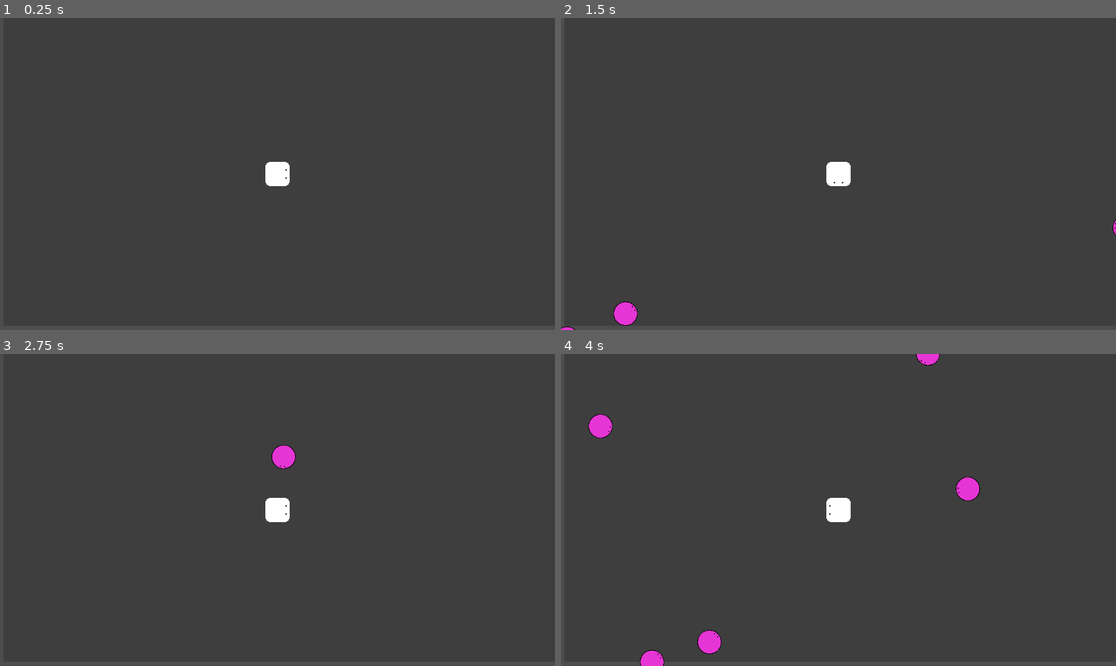
Above: before the commit, frames 1-4 (two rows, left to right).
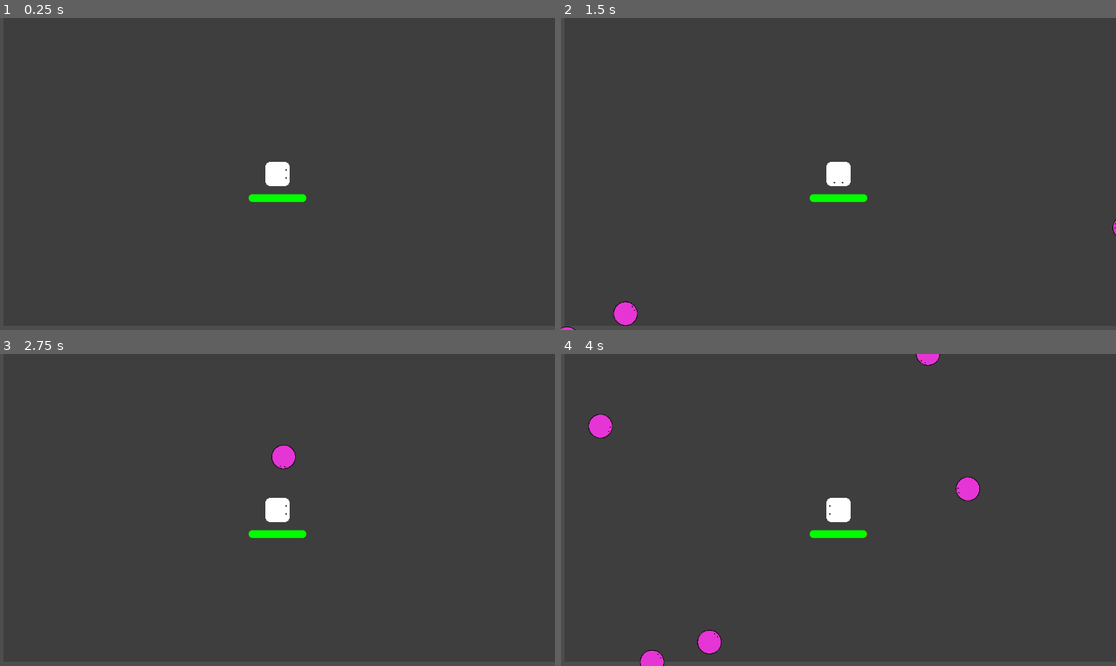
Above: after the commit, the same moments.

Repository: YamatoRyukyu/Unordered
Game: Godot game, scene res://Scenes/survive_game.tscn
Same seed, same stepped clock (60 frames per second), same inputs: the game is played once before the commit and once after it.
Inputs:
- Up to frame 1 (0.25 s): no input
- Up to frame 2 (1.5 s): tap Enter at 0.5 s; hold Right (move_right) 0.53-1.28 s; hold Down (move_down) from 1.28 s (still down)
- Up to frame 3 (2.75 s): release Down (move_down) at 2.03 s; hold Right (move_right) from 2.03 s (still down)
- Up to frame 4 (4 s): release Right (move_right) at 2.78 s; hold Up (move_up) 2.78-3.53 s; hold Left (move_left) from 3.53 s (still down)

The runs differ from the first frame. In frame 1, 0.3% of the frame differs, in the area x 44-56%, y 56-60%; in frame 2, 0.3%; in frame 3, 0.3%; in frame 4, 0.3%.

Commit message:
[feature]Player HP displayed

Diff:
--- /dev/null
+++ b/Scenes/HUD/hp_bar.gd
@@ -0,0 +1,13 @@
+extends Marker2D
+
+@export var target:Node2D
+@export var relative:Vector2
+var bar:ProgressBar
+
+func _ready() -> void:
+	bar = %HPBar
+	bar.max_value = target.health
+
+func _process(delta: float) -> void:
+	bar.value = target.health
+	global_position = target.global_position + relative
--- /dev/null
+++ b/Scenes/HUD/hp_bar.tscn
@@ -0,0 +1,31 @@
+[gd_scene load_steps=4 format=3 uid="uid://duy05ssb45hrk"]
+
+[ext_resource type="Script" uid="uid://b84wbnox52mt6" path="res://Scenes/HUD/hp_bar.gd" id="1_4b775"]
+
+[sub_resource type="StyleBoxFlat" id="StyleBoxFlat_x0u6h"]
+bg_color = Color(1, 0, 0, 1)
+corner_radius_top_left = 50
+corner_radius_top_right = 50
+corner_radius_bottom_right = 50
+corner_radius_bottom_left = 50
+
+[sub_resource type="StyleBoxFlat" id="StyleBoxFlat_kvb28"]
+bg_color = Color(0, 1, 0, 1)
+corner_radius_top_left = 50
+corner_radius_top_right = 50
+corner_radius_bottom_right = 50
+corner_radius_bottom_left = 50
+
+[node name="HPBarCenter" type="Marker2D"]
+script = ExtResource("1_4b775")
+
+[node name="HPBar" type="ProgressBar" parent="."]
+unique_name_in_owner = true
+offset_left = -60.0
+offset_top = -8.0
+offset_right = 60.0
+offset_bottom = 8.0
+theme_override_styles/background = SubResource("StyleBoxFlat_x0u6h")
+theme_override_styles/fill = SubResource("StyleBoxFlat_kvb28")
+value = 15.62
+show_percentage = false
--- a/Scenes/survive_game.gd
+++ b/Scenes/survive_game.gd
@@ -3,6 +3,7 @@
 func _ready() -> void:
 	var spawn_span = 0.3
 	%spawn_timer.wait_time = spawn_span
+
 
 func spawn_mob():
 	var new_mob = preload("res://Scenes/Mobs/mob.tscn").instantiate()
--- a/Scenes/survive_game.tscn
+++ b/Scenes/survive_game.tscn
@@ -1,7 +1,8 @@
-[gd_scene load_steps=4 format=3 uid="uid://7iibam0arwit"]
+[gd_scene load_steps=5 format=3 uid="uid://7iibam0arwit"]
 
 [ext_resource type="Script" uid="uid://x82fgm2dlvrh" path="res://Scenes/survive_game.gd" id="1_40q2b"]
 [ext_resource type="PackedScene" uid="uid://wstvskhsbghf" path="res://Scenes/Player/Player.tscn" id="1_74p8y"]
+[ext_resource type="PackedScene" uid="uid://duy05ssb45hrk" path="res://Scenes/HUD/hp_bar.tscn" id="3_40q2b"]
 
 [sub_resource type="Curve2D" id="Curve2D_d1rg3"]
 _data = {
@@ -13,6 +14,7 @@
 script = ExtResource("1_40q2b")
 
 [node name="Player" parent="." instance=ExtResource("1_74p8y")]
+unique_name_in_owner = true
 position = Vector2(603, 330)
 scale = Vector2(0.1, 0.1)
 
@@ -68,5 +70,11 @@
 theme_override_font_sizes/font_size = 86
 text = "Game Over"
 
+[node name="HUD" type="CanvasLayer" parent="."]
+
+[node name="PlayerHBBar" parent="." node_paths=PackedStringArray("target") instance=ExtResource("3_40q2b")]
+target = NodePath("../Player")
+relative = Vector2(0, 50)
+
 [connection signal="health_depleted" from="Player" to="." method="_on_player_health_depleted"]
 [connection signal="timeout" from="spawn_timer" to="." method="_on_timer_timeout"]
--- /dev/null
+++ b/Scripts/player_hp_bar.gd
@@ -0,0 +1,13 @@
+extends ProgressBar
+
+var y_relative = 0
+var player: Node2D
+
+func _ready() -> void:
+	player = get_tree().root.get_node("Game/Player")
+	max_value = player.health
+	value = player.health
+
+func _process(delta: float) -> void:
+	value = player.health
+	global_position = player.global_position + Vector2(0, y_relative)
Not shown, added: Scenes/HUD/hp_bar.gd.uid
Not shown, added: Scripts/player_hp_bar.gd.uid
